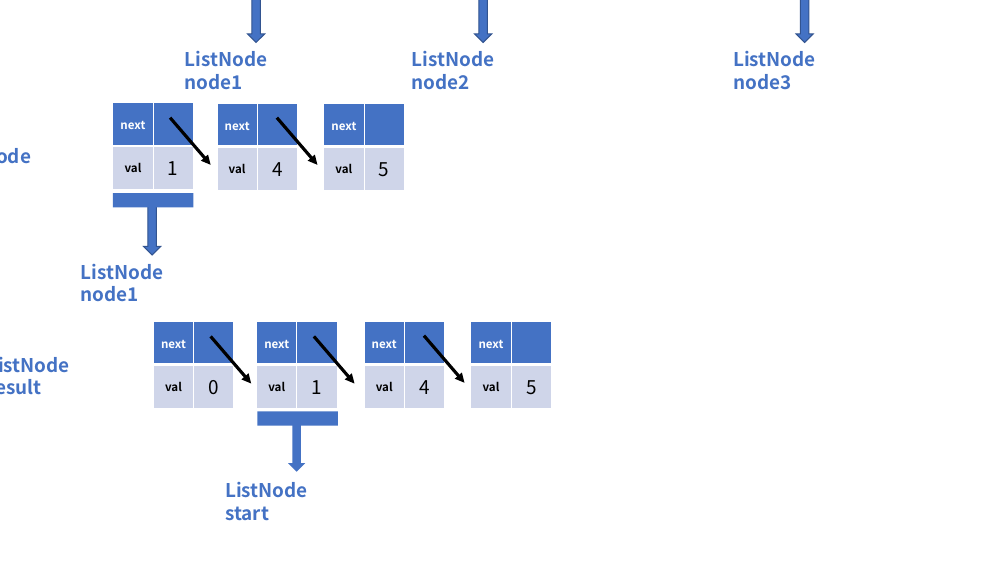
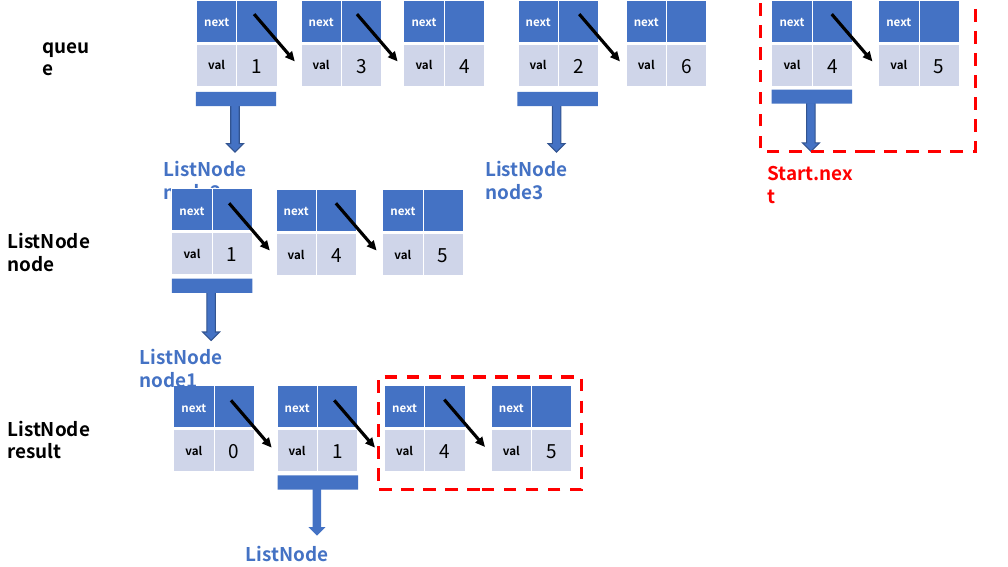
Before and after one commit to algokids/solution-code, a slide deck: slide 8 of LeetCode/LinkedList/23. Merge k Sorted Lists/Q23_MergeKSortLists_풀이.pptx (slide 9 before the commit). Drawn at 1008x567 pixels with LibreOffice and Linux fonts; fonts in the diff are those of the drawing. Boxes give left, top, right and bottom in pixels: in the first picture for what was removed or moved away, otherwise in the second. Text is boxed around its words. In the diff, an @@ line names an element or a change of style, - is before the commit and + after.

```diff
--- a/LeetCode/LinkedList/23. Merge k Sorted Lists/Q23_MergeKSortLists_풀이.pptx
+++ b/LeetCode/LinkedList/23. Merge k Sorted Lists/Q23_MergeKSortLists_풀이.pptx
@@ table added at box(197, 0, 277, 86), 2 rows, 2 columns @@
+next | 
+val | 1
@@ arrow added from (254, 14) to (295, 61), #000000 3 pt @@
@@ table added at box(301, 0, 381, 86), 2 rows, 2 columns @@
+next | 
+val | 3
@@ arrow added from (357, 14) to (398, 61), #000000 3 pt @@
@@ table added at box(404, 0, 484, 86), 2 rows, 2 columns @@
+next | 
+val | 4
@@ table added at box(518, 0, 598, 86), 2 rows, 2 columns @@
+next | 
+val | 2
@@ arrow added from (579, 14) to (620, 61), #000000 3 pt @@
@@ table added at box(626, 0, 706, 86), 2 rows, 2 columns @@
+next | 
+val | 6
@@ rectangle added at box(761, 0, 975, 151), outline #FF0000 3 pt dashed @@
@@ table added at box(772, 0, 852, 86), 2 rows, 2 columns @@
+next | 
+val | 4
@@ arrow added from (832, 14) to (873, 61), #000000 3 pt @@
@@ table added at box(879, 0, 959, 86), 2 rows, 2 columns @@
+next | 
+val | 5
@@ text added at box(35, 30, 107, 60), 18 pt, text #000000, bold @@
+queue
@@ text removed at box(185, 51, 268, 89) @@
-ListNode node1
@@ rectangle added at box(196, 92, 276, 107), fill #4472C4 @@
@@ rectangle added at box(517, 92, 597, 107), fill #4472C4 @@
@@ 2 texts, 2 up arrows: place and size @@
-2 texts, 2 up arrows at box(412, 0, 816, 90)
+2 texts, 2 up arrows at box(164, 104, 568, 204)
@@ rectangle added at box(772, 90, 852, 104), fill #4472C4 @@
@@ up arrow: place and size @@
-up arrow at box(247, 0, 264, 43)
+up arrow at box(802, 103, 819, 152)
@@ text added at box(768, 165, 853, 181), 18 pt, text #FF0000, bold @@
+Start.next
@@ text "ListNode node" at box(7, 232, 90, 272): text colour #4472C4 to #000000 @@
@@ 3 tables, 2 texts, 2 arrows, 1 up arrow, 1 rectangle: place and size @@
-3 tables, 2 texts, 2 arrows, 1 up arrow, 1 rectangle at box(0, 103, 404, 301)
+3 tables, 2 texts, 2 arrows, 1 up arrow, 1 rectangle at box(7, 188, 463, 393)
@@ rectangle added at box(378, 377, 582, 490), outline #FF0000 3 pt dashed @@
@@ text "ListNode result" at box(7, 420, 90, 459): text colour #4472C4 to #000000 @@
@@ 4 tables, 3 arrows, 2 texts, 1 up arrow, 1 rectangle: place and size @@
-4 tables, 3 arrows, 2 texts, 1 up arrow, 1 rectangle at box(0, 321, 551, 521)
+4 tables, 3 arrows, 2 texts, 1 up arrow, 1 rectangle at box(7, 386, 572, 562)
```
Also in this commit, not shown: 11 other slides changed, 1 slide added, 2 slides removed.
